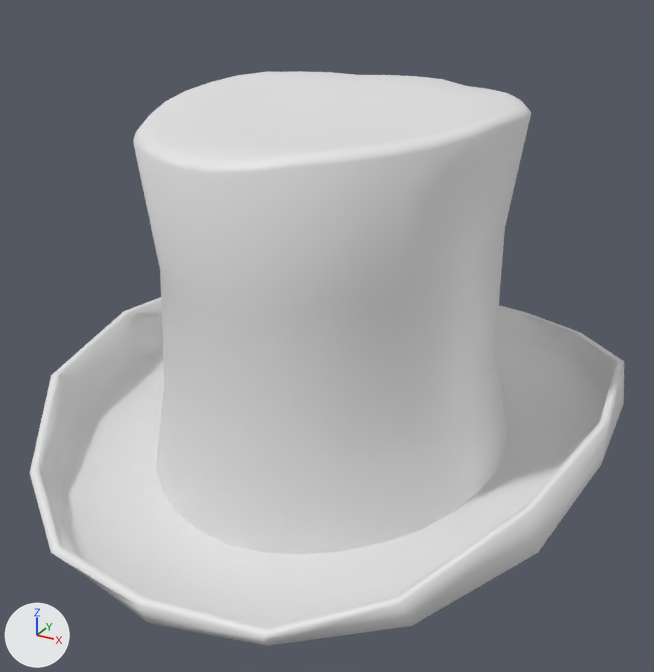
Two versions of the Blender file Assets/4Player/DynamicObjects/Models/Hats/Top Hat.blend, one commit apart.
Camera for both pictures: a camera (50 mm lens) standing at (1.31, -2.43, 1.58) and looking at (0.01, -0.07, 0.4). Every picture has the same lights, and +X, +Y and +Z are marked at lower left.

The scene before the commit, as lines of its bpy script (objects in view):
```python
me_hat = bpy.data.meshes.new('Hat')
me_hat.from_pydata(...)  # 419 vertices, 432 faces; spans x -1.46..1.46, y -1.77..1.87, z -0.14..1.95
me_hat.polygons.foreach_set('use_smooth', [True] * 432)
me_ribbon = bpy.data.meshes.new('Ribbon')
me_ribbon.from_pydata(...)  # 64 vertices, 32 faces; spans x -0.94..0.94, y -1.11..1.12, z -0.29..0.24
me_ribbon.polygons.foreach_set('use_smooth', [True] * 32)
ob_hat = bpy.data.objects.new('Hat', me_hat)
ob_hat.location = (0.0, 0.0, 0.0)
ob_hat.scale = (0.622, 0.592, 0.592)
ob_ribbon = bpy.data.objects.new('Ribbon', me_ribbon)
ob_ribbon.location = (0.0, -0.001, 0.121)
ob_ribbon.scale = (0.622, 0.592, 0.592)
```
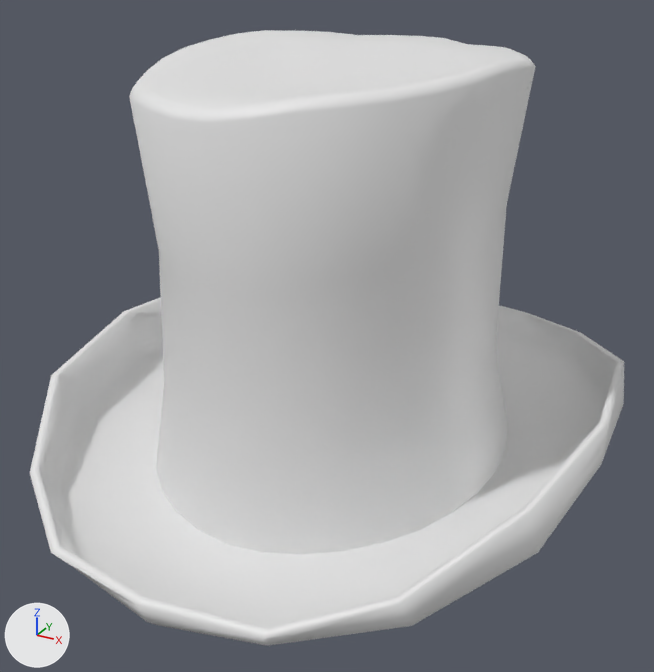
Commit message: Make top hat taller

Boxes (x1, y1, x2, y2) around the edits, measured in the pictures (654 x 672 px; the box of a moved part takes in the faces that stretch with it):
'Hat', reshaped (7% taller): before (30, 71, 624, 646); after (30, 30, 624, 646)
part 1 of me_hat, moved or reshaped: before (133, 71, 531, 299); after (129, 30, 536, 299)

Patch to the scene script:
```diff
--- a/Assets/4Player/DynamicObjects/Models/Hats/Top Hat.blend.py
+++ b/Assets/4Player/DynamicObjects/Models/Hats/Top Hat.blend.py
@@ me_hat @@
 me_hat.from_pydata(...)  # 419 vertices, 432 faces; spans x -1.46..1.46, y -1.77..1.87, z -0.14..1.95
 # used by ob_hat; location = (0.0, 0.0, 0.0); scale = (0.622, 0.592, 0.592)
+# me_hat part 1: the loose piece of 225 vertices spanning x -0.91..0.91, y -1.08..1.08, z 0.36..1.95 is scaled about its middle by (1, 1, 1.15), then moved by (0.0, 0.0, 0.11)
```
